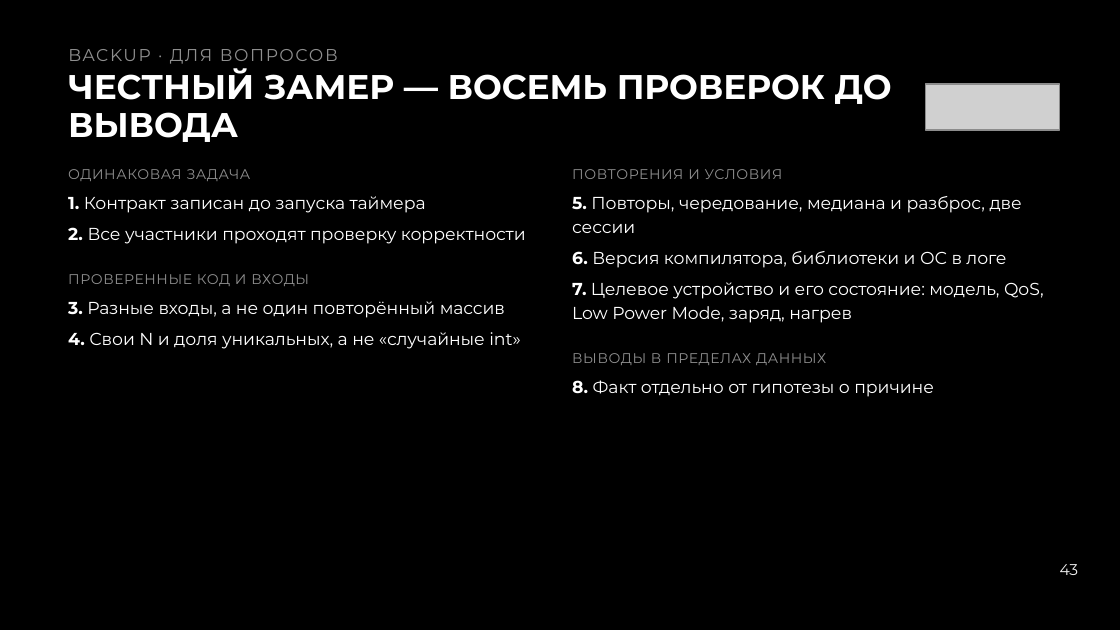
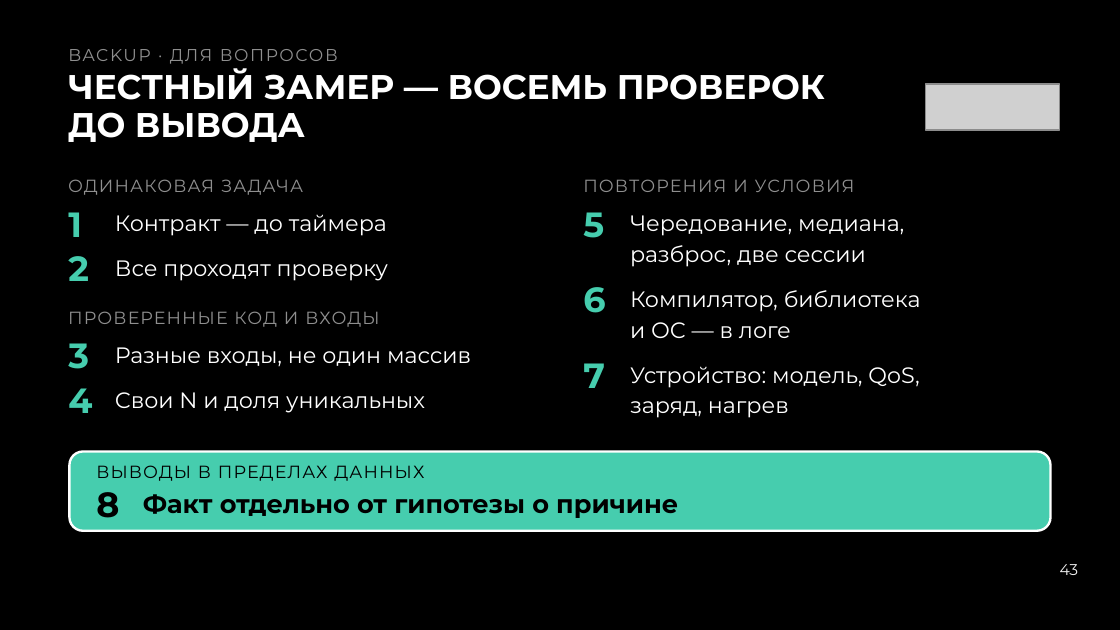
Before and after one commit to Neoron95/conference-hardfest-algorithms, a slide deck: slide 43 of prep/deck/hardfest2026_deck.pptx. Drawn at 1120x630 pixels with LibreOffice and Linux fonts; fonts in the diff are those of the drawing; grey boxes stand for pictures. Boxes give left, top, right and bottom in pixels: in the first picture for what was removed or moved away, otherwise in the second. Text is boxed around its words. In the diff, an @@ line names an element or a change of style, - is before the commit and + after.

```diff
--- a/prep/deck/hardfest2026_deck.pptx
+++ b/prep/deck/hardfest2026_deck.pptx
@@ text "ЧЕСТНЫЙ ЗАМЕР — ВОСЕМЬ ПРОВЕРОК ..." rewrapped from [68, 68, 892, 142] to [68, 68, 825, 142] @@
@@ text "ОДИНАКОВАЯ ЗАДАЧА": place and size @@
-text "ОДИНАКОВАЯ ЗАДАЧА" at [68, 169, 251, 181]
+text "ОДИНАКОВАЯ ЗАДАЧА" at [68, 179, 303, 195]
@@ text "ПОВТОРЕНИЯ И УСЛОВИЯ": place and size @@
-text "ПОВТОРЕНИЯ И УСЛОВИЯ" at [572, 169, 783, 179]
+text "ПОВТОРЕНИЯ И УСЛОВИЯ" at [583, 179, 855, 192]
@@ text added at [68, 212, 82, 237], 22.5 pt, text #46CDAE, bold @@
+1
@@ text at [115, 214, 387, 236]: text changed; size 11 to 14.2 pt @@
-1. Контракт записан до запуска таймера
+Контракт — до таймера
@@ text added at [583, 212, 604, 238], 22.5 pt, text #46CDAE, bold @@
+5
@@ text at [630, 215, 904, 267]: text changed; size 11 to 14.2 pt @@
-5. Повторы, чередование, медиана и разброс, две сессии
+Чередование, медиана,
+разброс, две сессии
@@ text added at [68, 256, 89, 281], 22.5 pt, text #46CDAE, bold @@
+2
@@ text at [115, 260, 388, 281]: text changed; size 11 to 14.2 pt @@
-2. Все участники проходят проверку корректности
+Все проходят проверку
@@ text added at [583, 287, 605, 313], 22.5 pt, text #46CDAE, bold @@
+6
@@ text at [630, 290, 921, 338]: text changed; size 11 to 14.2 pt @@
-6. Версия компилятора, библиотеки и ОС в логе
+Компилятор, библиотека
+и ОС — в логе
@@ size 9 to 11.2 pt, letter spacing 0.4 to 0.8 pt; line spacing 12.6pt to 14.1pt in 3 elements at [68, 179, 303, 195], [583, 179, 855, 192], [68, 311, 379, 327] @@
@@ text "ПРОВЕРЕННЫЕ КОД И ВХОДЫ": place and size @@
-text "ПРОВЕРЕННЫЕ КОД И ВХОДЫ" at [68, 274, 309, 286]
+text "ПРОВЕРЕННЫЕ КОД И ВХОДЫ" at [68, 311, 379, 327]
@@ text added at [68, 343, 89, 369], 22.5 pt, text #46CDAE, bold @@
+3
@@ text at [115, 347, 471, 366]: text changed; size 11 to 14.2 pt @@
-3. Разные входы, а не один повторённый массив
+Разные входы, не один массив
@@ text added at [68, 388, 92, 413], 22.5 pt, text #46CDAE, bold @@
+4
@@ text added at [583, 363, 605, 388], 22.5 pt, text #46CDAE, bold @@
+7
@@ text at [630, 366, 919, 418]: text changed; size 11 to 14.2 pt @@
-7. Целевое устройство и его состояние: модель, QoS, Low Power Mode, заряд, нагрев
+Устройство: модель, QoS,
+заряд, нагрев
@@ text at [115, 392, 425, 413]: text changed; size 11 to 14.2 pt @@
-4. Свои N и доля уникальных, а не «случайные int»
+Свои N и доля уникальных
@@ rounded rectangle added at [69, 451, 1051, 531], fill #46CDAE, outline #FFFFFF 1.5 pt @@
@@ text "ВЫВОДЫ В ПРЕДЕЛАХ ДАННЫХ": place and size @@
-text "ВЫВОДЫ В ПРЕДЕЛАХ ДАННЫХ" at [572, 353, 826, 365]
+text "ВЫВОДЫ В ПРЕДЕЛАХ ДАННЫХ" at [96, 465, 424, 481]
@@ text "ВЫВОДЫ В ПРЕДЕЛАХ ДАННЫХ" at [96, 465, 424, 481]: size 9 to 11.2 pt, text colour #8F8F8F to #000000, letter spacing 0.4 to 0.8 pt; line spacing 12.6pt to 13.7pt @@
@@ text added at [96, 492, 119, 518], 22.5 pt, text #000000, bold @@
+8
@@ text at [143, 494, 678, 518]: text changed; size 11 to 16.5 pt; text colour #FFFFFF to #000000; bold on @@
-8. Факт отдельно от гипотезы о причине
+Факт отдельно от гипотезы о причине
```
Also in this commit, not shown: 45 other slides changed, 1 slide added, 1 slide removed, 3 other files.
